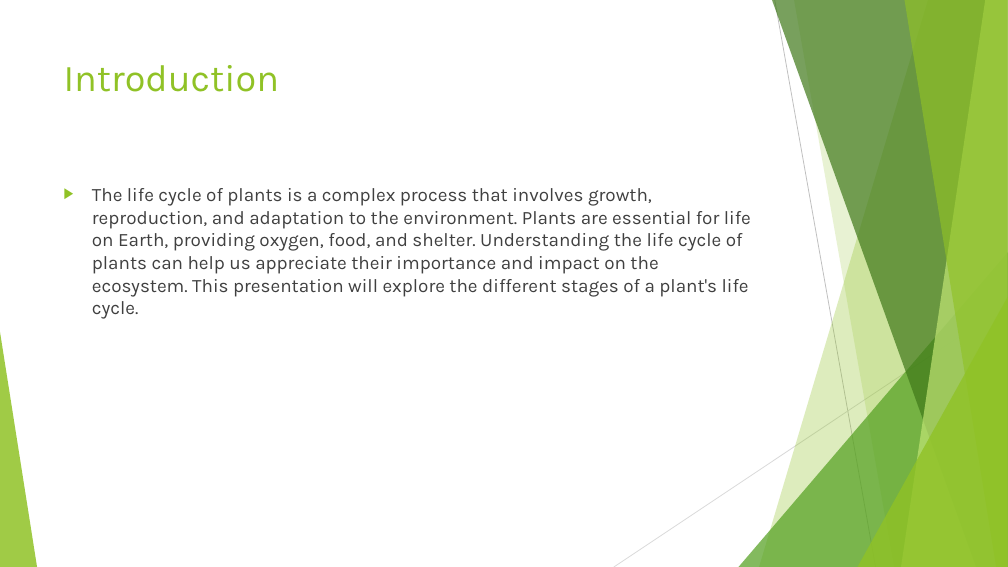
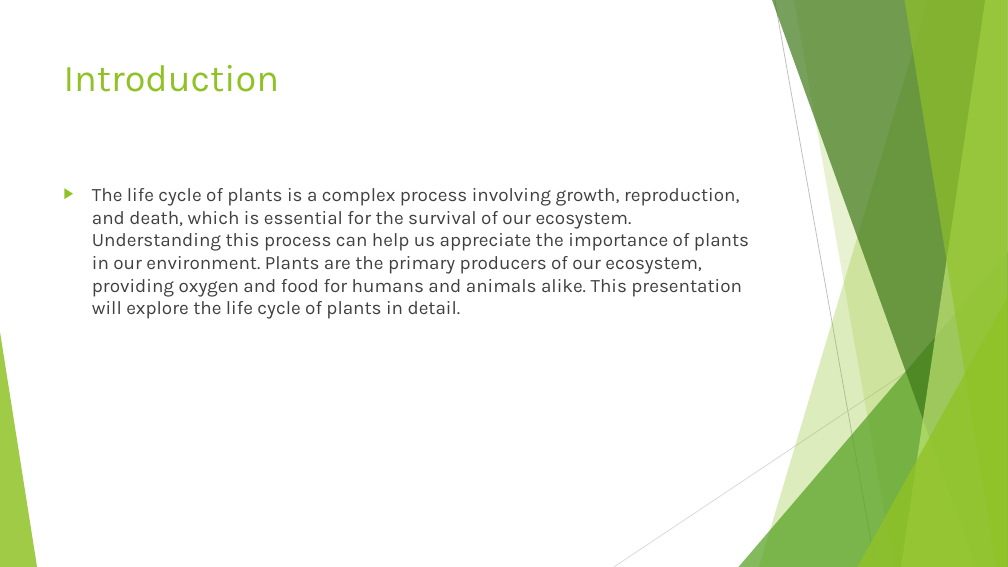
Before and after one commit to ammarmashal/ai-presentation-agent, a slide deck: slide 2 of my_presentation1.11.pptx. Drawn at 1008x567 pixels with LibreOffice and Linux fonts; fonts in the diff are those of the drawing. Boxes give left, top, right and bottom in pixels: in the first picture for what was removed or moved away, otherwise in the second. Text is boxed around its words. In the diff, an @@ line names an element or a change of style, - is before the commit and + after.

```diff
--- a/my_presentation1.11.pptx
+++ b/my_presentation1.11.pptx
@@ text at (x1=92, y1=188, x2=749, y2=319): text changed @@
-▶ The life cycle of plants is a complex process that involves growth, reproduction, and adaptation to the environment. Plants are essential for life on Earth, providing oxygen, food, and shelter. Understanding the life cycle of plants can help us appreciate their importance and impact on the ecosystem. This presentation will explore the different stages of a plant's life cycle.
+▶ The life cycle of plants is a complex process involving growth, reproduction, and death, which is essential for the survival of our ecosystem. Understanding this process can help us appreciate the importance of plants in our environment. Plants are the primary producers of our ecosystem, providing oxygen and food for humans and animals alike. This presentation will explore the life cycle of plants in detail.
```
Also in this commit, not shown: 8 other slides changed, 4 slides added, 3 slides removed, 6 other files.
